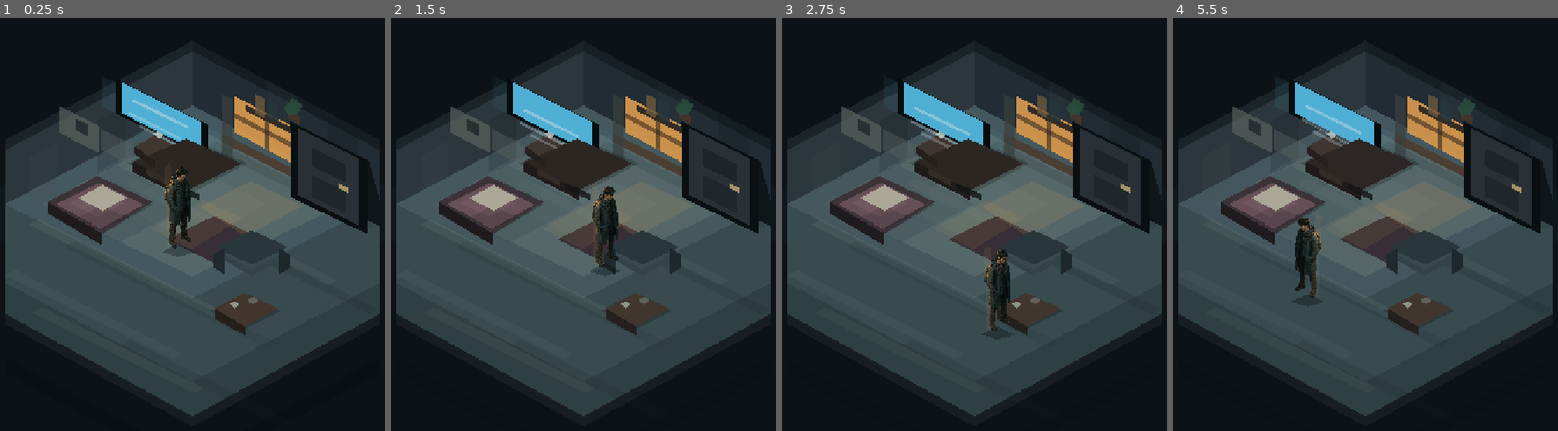
Above: before the commit, frames 1-4 (left to right).
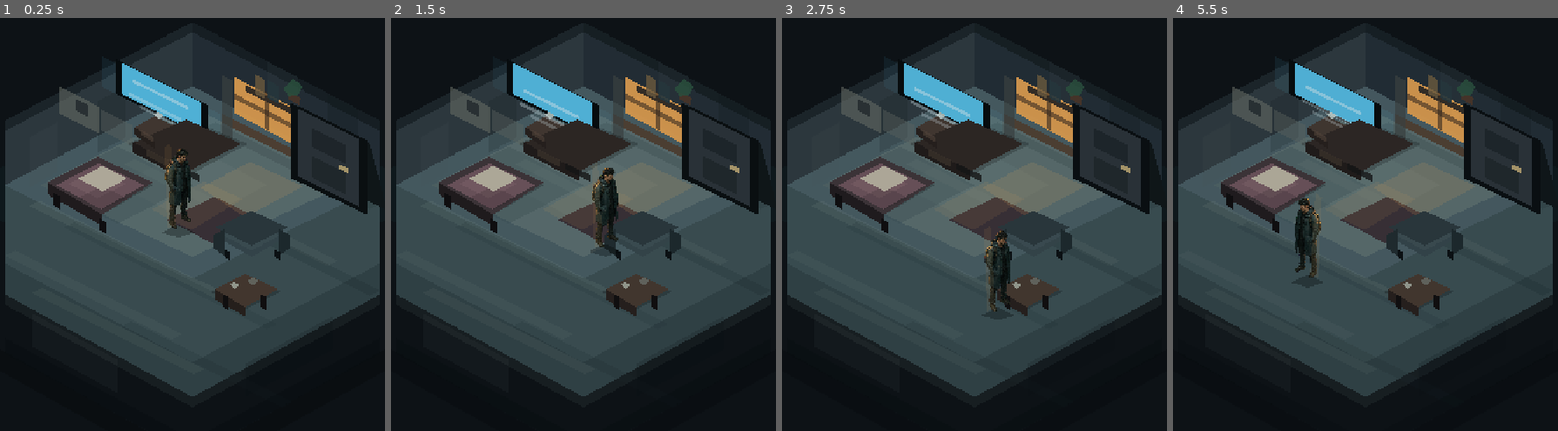
Above: after the commit, the same moments.

Repository: h4dtk6rb9k-cell/youAreNotAlone
Game: Godot game, scene res://levels/level_01_apartment/Level01Apartment.tscn
Same seed, same stepped clock (60 frames per second), same inputs: the game is played once before the commit and once after it.
Inputs:
- Up to frame 1 (0.25 s): no input
- Up to frame 2 (1.5 s): hold D (move_right) 0.53-1.28 s; hold E (interact) 0.53-1.28 s; hold S (move_down) from 1.28 s (still down); tap E (interact) at 1.35 s
- Up to frame 3 (2.75 s): release S (move_down) at 2.03 s; hold D (move_right) from 2.03 s (still down); hold E (interact) from 2.03 s (still down)
- Up to frame 4 (5.5 s): release D (move_right) at 2.78 s; release E (interact) at 2.78 s; hold W (move_up) 2.78-3.53 s; tap E (interact) at 2.85, 4.35 s; hold E (interact) 3.53-4.28 s; hold A (move_left) 3.53-5.03 s; hold S (move_down) from 5.03 s (still down); hold E (interact) from 5.03 s (still down)

The runs differ from the first frame. In frame 1, 24% of the frame differs, in the area x 1-99%, y 3-97%; in frame 2, 24%; in frame 3, 24%; in frame 4, 24%.

Commit message:
Refine apartment object-map visual pass

Diff:
--- a/levels/level_01_apartment/Level01Apartment.tscn
+++ b/levels/level_01_apartment/Level01Apartment.tscn
@@ -170,9 +170,17 @@
 mouse_filter = 2
 
 [node name="Camera2D" type="Camera2D" parent="."]
-position = Vector2(360, 700)
+position = Vector2(360, 730)
 zoom = Vector2(1.18, 1.18)
 enabled = true
+
+[node name="BottomMask" type="ColorRect" parent="."]
+z_index = 90
+offset_top = 1248.0
+offset_right = 720.0
+offset_bottom = 1280.0
+color = Color(0.045, 0.055, 0.068, 1)
+mouse_filter = 2
 
 [node name="Room" type="Node2D" parent="."]
 position = Vector2(360, 662)
@@ -181,6 +189,11 @@
 z_index = -30
 color = Color(0.052, 0.083, 0.095, 1)
 polygon = PackedVector2Array(-374, 24, 0, -188, 374, 24, 0, 222)
+
+[node name="OuterColdFloorShadow" type="Polygon2D" parent="Room"]
+z_index = -31
+color = Color(0, 0, 0, 0.28)
+polygon = PackedVector2Array(-392, 212, 0, 430, 392, 212, 392, 246, 0, 464, -392, 246)
 
 [node name="WindowLightSpill" type="Polygon2D" parent="Room"]
 z_index = -29
@@ -293,6 +306,16 @@
 color = Color(0.01, 0.02, 0.025, 0.26)
 polygon = PackedVector2Array(-292, 246, 0, 404, 292, 246, 292, 270, 0, 428, -292, 270)
 
+[node name="FrontWallPanelA" type="Polygon2D" parent="Room"]
+z_index = -12
+color = Color(0.42, 0.50, 0.48, 0.08)
+polygon = PackedVector2Array(-248, 208, -116, 280, -116, 332, -248, 260)
+
+[node name="FrontWallPanelB" type="Polygon2D" parent="Room"]
+z_index = -12
+color = Color(0.02, 0.035, 0.04, 0.16)
+polygon = PackedVector2Array(82, 286, 218, 212, 218, 264, 82, 338)
+
 [node name="BackWallLeft" type="Polygon2D" parent="Room"]
 z_index = -16
 color = Color(0.19, 0.23, 0.25, 1)
@@ -464,6 +487,16 @@
 color = Color(0.13, 0.10, 0.105, 1)
 polygon = PackedVector2Array(-82, -22, 4, 28, 4, 46, -82, -4)
 
+[node name="BedLegA" type="Polygon2D" parent="Room/Props/Bed"]
+z_index = 2
+color = Color(0.055, 0.04, 0.04, 1)
+polygon = PackedVector2Array(-72, -6, -62, 0, -62, 20, -72, 14)
+
+[node name="BedLegB" type="Polygon2D" parent="Room/Props/Bed"]
+z_index = 2
+color = Color(0.055, 0.04, 0.04, 1)
+polygon = PackedVector2Array(0, 34, 10, 40, 10, 58, 0, 52)
+
 [node name="Blanket" type="Polygon2D" parent="Room/Props/Bed"]
 color = Color(0.46, 0.34, 0.37, 1)
 polygon = PackedVector2Array(-68, -18, -2, -52, 68, -18, 2, 20)
@@ -499,6 +532,11 @@
 color = Color(0.16, 0.12, 0.10, 1)
 polygon = PackedVector2Array(-32, -4, 0, 18, 0, 30, -32, 8)
 
+[node name="NightstandDrawer" type="Polygon2D" parent="Room/Props/Nightstand"]
+z_index = 2
+color = Color(0.36, 0.28, 0.23, 0.58)
+polygon = PackedVector2Array(-22, 0, -2, 12, -2, 20, -22, 8)
+
 [node name="Cup" type="Polygon2D" parent="Room/Props/Nightstand"]
 position = Vector2(4, -20)
 color = Color(0.73, 0.78, 0.75, 1)
@@ -536,6 +574,16 @@
 color = Color(0.12, 0.16, 0.17, 1)
 polygon = PackedVector2Array(42, -20, 60, -10, 60, 10, 42, 22)
 
+[node name="SofaLegA" type="Polygon2D" parent="Room/Props/Sofa"]
+z_index = 2
+color = Color(0.04, 0.05, 0.055, 1)
+polygon = PackedVector2Array(-42, 12, -34, 16, -34, 28, -42, 24)
+
+[node name="SofaLegB" type="Polygon2D" parent="Room/Props/Sofa"]
+z_index = 2
+color = Color(0.04, 0.05, 0.055, 1)
+polygon = PackedVector2Array(36, 12, 44, 16, 44, 28, 36, 24)
+
 [node name="SofaCollision" type="CollisionShape2D" parent="Room/Props/Sofa"]
 rotation = 0.463648
 shape = SubResource("RectangleShape2D_sofa")
@@ -628,6 +676,16 @@
 z_index = 1
 color = Color(0.16, 0.12, 0.10, 1)
 polygon = PackedVector2Array(-48, -8, 0, 20, 0, 34, -48, 8)
+
+[node name="CoffeeTableLegA" type="Polygon2D" parent="Room/Props/CoffeeTable"]
+z_index = 2
+color = Color(0.06, 0.045, 0.04, 1)
+polygon = PackedVector2Array(-34, 0, -26, 4, -26, 24, -34, 20)
+
+[node name="CoffeeTableLegB" type="Polygon2D" parent="Room/Props/CoffeeTable"]
+z_index = 2
+color = Color(0.06, 0.045, 0.04, 1)
+polygon = PackedVector2Array(24, 0, 32, 4, 32, 24, 24, 20)
 
 [node name="CoffeeTableObject" type="Polygon2D" parent="Room/Props/CoffeeTable"]
 position = Vector2(12, -16)
